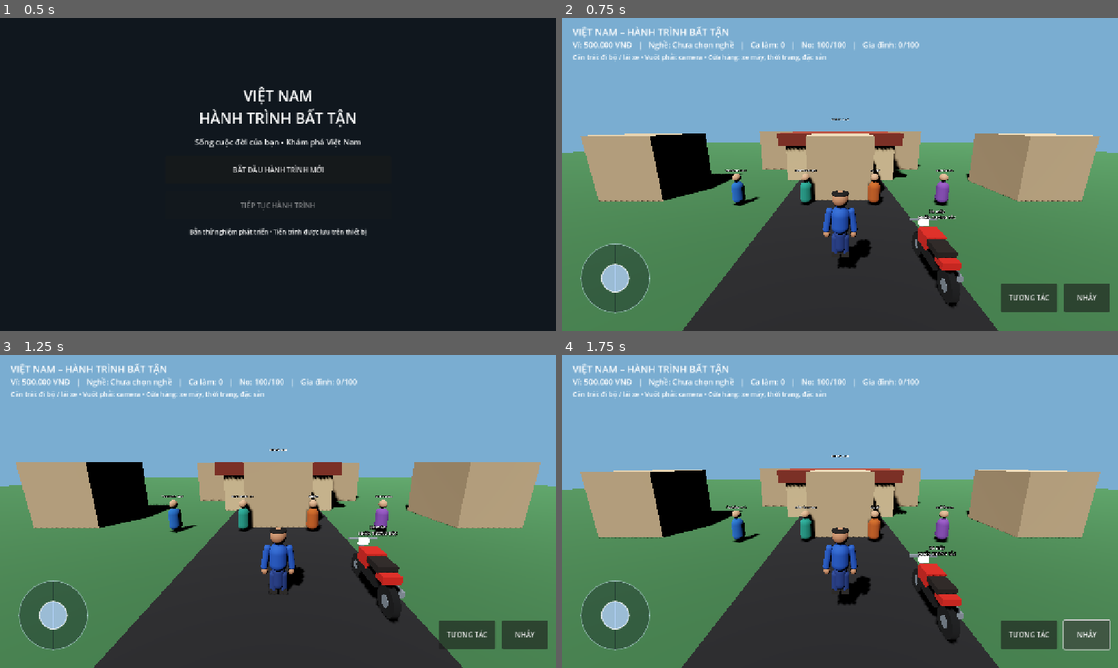
Above: before the commit, frames 1-4 (two rows, left to right).
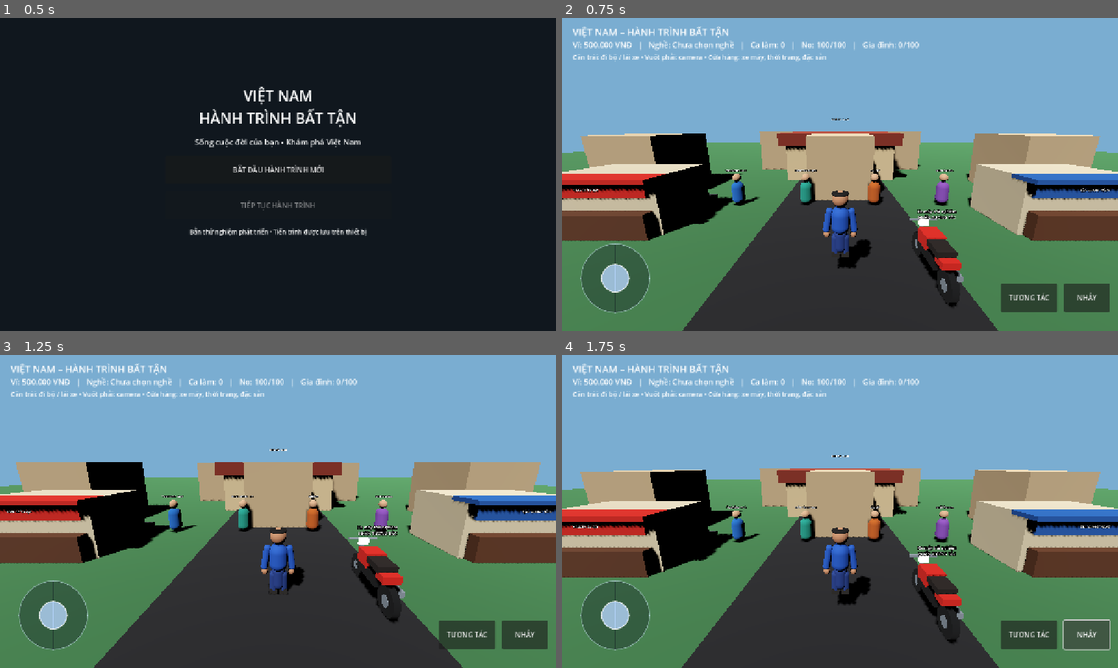
Above: after the commit, the same moments.

Repository: temu838655-dev/Vi-t-Nam-Du-L-ch
Game: Godot game, scene res://scenes/main.tscn
Two runs of this game, one before a commit and one after it. Both use one fixed random seed, a clock stepped at 60 frames per second and the inputs below.
Inputs:
- Up to frame 1 (0.5 s): no input
- Up to frame 2 (0.75 s): click "BẮT ĐẦU HÀNH TRÌNH MỚI" at 0.5 s
- Up to frame 3 (1.25 s): no input
- Up to frame 4 (1.75 s): click "NHẢY" at 1.25 s

Frame 1 is identical in both runs. In frame 2, 11% of the frame differs, in the area x 0-100%, y 46-72%; in frame 3, 10%; in frame 4, 11%.

Commit message:
Add motorcycle clothing and regional food shops

Diff:
--- a/Godot/scripts/main.gd
+++ b/Godot/scripts/main.gd
@@ -4,6 +4,7 @@
 const HUD_SCRIPT := preload("res://scripts/mobile_hud.gd")
 const NPC_SCRIPT := preload("res://scripts/interactable_npc.gd")
 const MOTORBIKE_SCRIPT := preload("res://scripts/motorbike.gd")
+const SHOP_SCRIPT := preload("res://scripts/shop_interactable.gd")
 const DEFAULT_START := Vector3(0, 1.1, 7)
 
 var player: CharacterBody3D
@@ -119,11 +120,26 @@
 	_add_npc("ĐẦU BẾP", "career_chef", Vector3(2.0, 0, 1.0), Color(0.72, 0.34, 0.12))
 	_add_npc("NHIẾP ẢNH GIA", "career_photographer", Vector3(6.0, 0, 1.0), Color(0.48, 0.28, 0.66))
 	_add_motorbike(Vector3(2.8, 0, 7.0))
+	_add_shop("vehicle", "ĐẠI LÝ XE MÁY", Vector3(-10.0, 0, 3.0), Color(0.78, 0.12, 0.08), PI)
+	_add_shop("clothing", "THỜI TRANG VIỆT", Vector3(10.0, 0, 3.0), Color(0.12, 0.32, 0.62), PI)
+	_add_shop("food", "QUÁN ĂN & ĐẶC SẢN", Vector3(0.0, 0, 17.0), Color(0.72, 0.34, 0.08), 0.0)
+
+func _add_shop(shop_type: String, display_name: String, at: Vector3, tint: Color, facing: float) -> void:
+	var shop := Node3D.new()
+	shop.name = "Shop_" + shop_type
+	shop.set_script(SHOP_SCRIPT)
+	shop.set("shop_type", shop_type)
+	shop.set("shop_name", display_name)
+	shop.set("sign_color", tint)
+	shop.position = at
+	shop.rotation.y = facing
+	add_child(shop)
 
 func _add_motorbike(at: Vector3) -> void:
 	var motorbike := Node3D.new()
-	motorbike.name = "Motorbike_Player"
+	motorbike.name = "Motorbike_TestDrive"
 	motorbike.set_script(MOTORBIKE_SCRIPT)
+	motorbike.set("display_name", "Xe máy trải nghiệm")
 	motorbike.position = at
 	add_child(motorbike)
 
